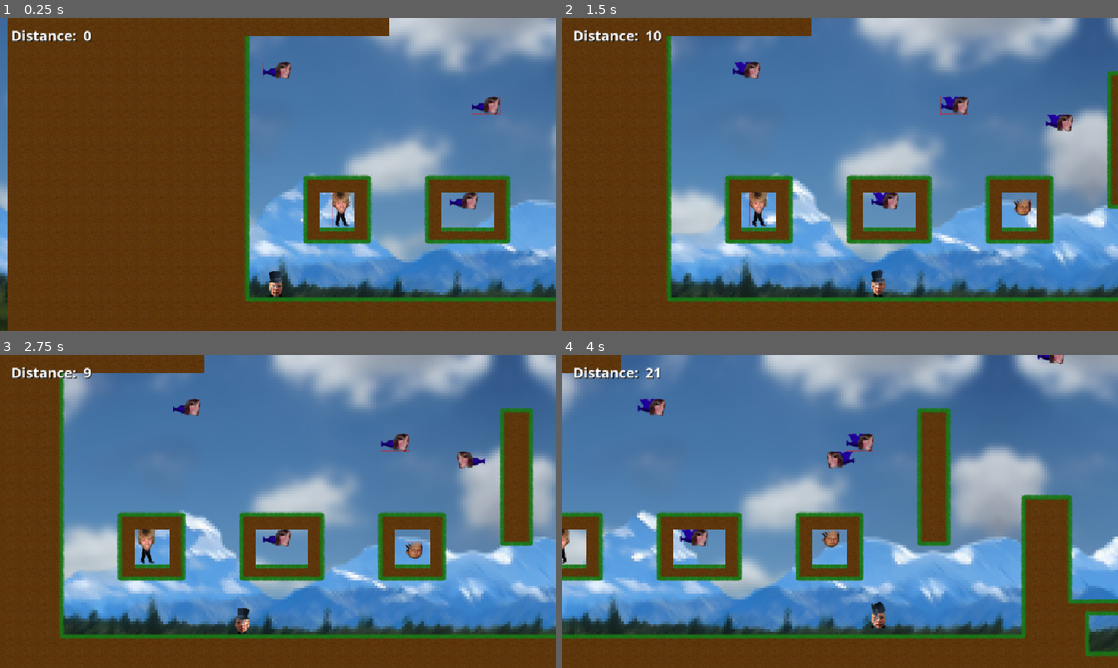
Above: before the commit, frames 1-4 (two rows, left to right).
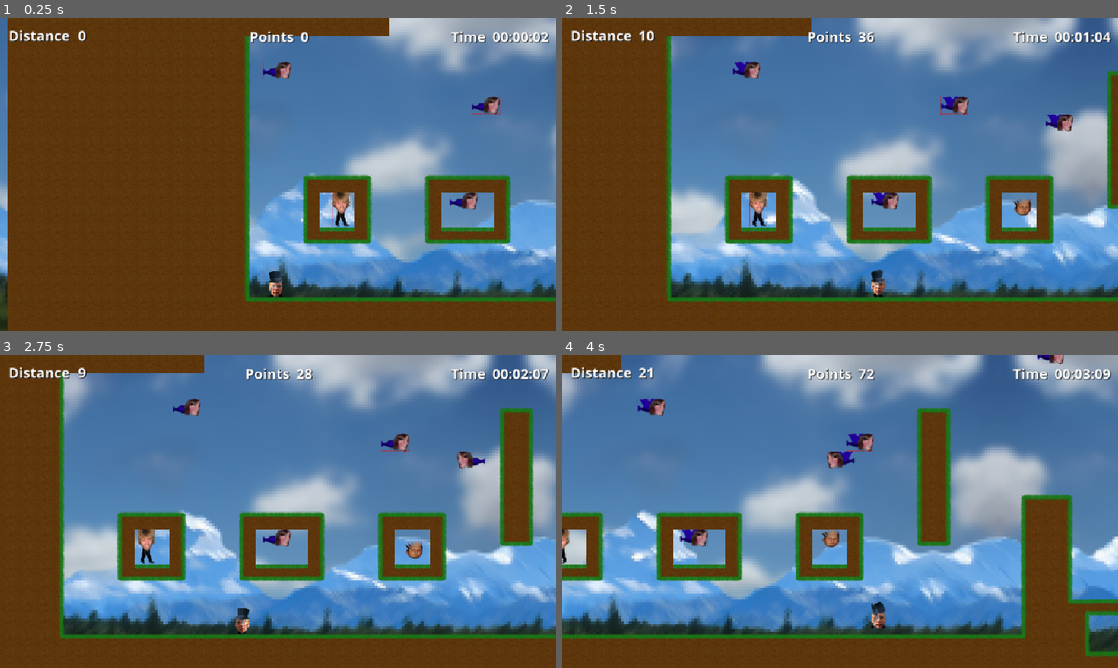
Above: after the commit, the same moments.

Repository: karl-run/alecthefancy-godot
Game: Godot game, scene res://main.tscn
The game is run twice, just before and just after one commit, with the same random seed, the same clock (stepped at 60 frames per second) and the same inputs.
Inputs:
- Up to frame 1 (0.25 s): no input
- Up to frame 2 (1.5 s): hold Right (move_right) from 0.53 s (still down); tap Space (jump) at 0.77 s
- Up to frame 3 (2.75 s): tap Space (jump) at 1.52 s; release Right (move_right) at 2.03 s; hold Left (move_left) from 2.03 s (still down)
- Up to frame 4 (4 s): release Left (move_left) at 2.78 s; hold Right (move_right) from 2.78 s (still down); tap Space (jump) at 3.02, 3.77 s

The runs differ from the first frame. In frame 1, 1.0% of the frame differs, in the area x 1-99%, y 3-8%; in frame 2, 1.1%; in frame 3, 1.1%; in frame 4, 1.1%.

Commit message:
feat: add timer and points calculations

Diff:
--- a/main.tscn
+++ b/main.tscn
@@ -23,9 +23,15 @@
 
 [node name="MainMap" parent="." instance=ExtResource("3_1bvp3")]
 
-[node name="UI" type="CanvasLayer" parent="." node_paths=PackedStringArray("score_label")]
+[node name="UI" type="CanvasLayer" parent="." node_paths=PackedStringArray("distance_value", "time_value", "points_value")]
 script = ExtResource("5_7mycd")
-score_label = NodePath("ThemeRoot/Distance/Value")
+distance_value = NodePath("ThemeRoot/Distance/Value")
+time_value = NodePath("ThemeRoot/Timer/Value")
+points_value = NodePath("ThemeRoot/Points/Value")
+
+[node name="Timer" type="Timer" parent="UI"]
+wait_time = 0.1
+autostart = true
 
 [node name="ThemeRoot" type="Control" parent="UI"]
 layout_mode = 3
@@ -39,15 +45,15 @@
 
 [node name="Distance" type="HSplitContainer" parent="UI/ThemeRoot"]
 layout_mode = 0
-offset_left = 19.0
+offset_left = 14.0
 offset_top = 14.0
-offset_right = 166.0
+offset_right = 161.0
 offset_bottom = 50.0
 
 [node name="Text" type="Label" parent="UI/ThemeRoot/Distance"]
 layout_mode = 2
 theme_override_colors/font_shadow_color = Color(0, 0, 0, 1)
-text = "Distance:"
+text = "Distance"
 horizontal_alignment = 1
 vertical_alignment = 1
 
@@ -58,4 +64,47 @@
 horizontal_alignment = 1
 vertical_alignment = 1
 
-[connection signal="score_changed" from="Alec" to="UI" method="_on_alec_score_changed"]
+[node name="Points" type="HSplitContainer" parent="UI/ThemeRoot"]
+layout_mode = 1
+anchors_preset = 5
+anchor_left = 0.5
+anchor_right = 0.5
+offset_left = -54.5
+offset_top = 14.0
+offset_right = 54.5
+offset_bottom = 54.0
+grow_horizontal = 2
+
+[node name="Text" type="Label" parent="UI/ThemeRoot/Points"]
+layout_mode = 2
+theme_override_colors/font_shadow_color = Color(0, 0, 0, 1)
+text = "Points"
+
+[node name="Value" type="Label" parent="UI/ThemeRoot/Points"]
+layout_mode = 2
+theme_override_colors/font_shadow_color = Color(0, 0, 0, 1)
+text = "0"
+
+[node name="Timer" type="HSplitContainer" parent="UI/ThemeRoot"]
+layout_mode = 1
+anchors_preset = 1
+anchor_left = 1.0
+anchor_right = 1.0
+offset_left = -194.0
+offset_top = 14.0
+offset_right = -14.0
+offset_bottom = 54.0
+grow_horizontal = 0
+
+[node name="Text" type="Label" parent="UI/ThemeRoot/Timer"]
+layout_mode = 2
+theme_override_colors/font_shadow_color = Color(0, 0, 0, 1)
+text = "Time"
+
+[node name="Value" type="Label" parent="UI/ThemeRoot/Timer"]
+layout_mode = 2
+theme_override_colors/font_shadow_color = Color(0, 0, 0, 1)
+text = "00:00:00"
+
+[connection signal="distance_changed" from="Alec" to="UI" method="_on_alec_distance_changed"]
+[connection signal="timeout" from="UI/Timer" to="UI" method="_on_timer_timeout"]
--- a/player/player.gd
+++ b/player/player.gd
@@ -4,7 +4,7 @@
 @export var map: WorldMap
 
 # Player events
-signal score_changed
+signal distance_changed(distance: int)
 signal player_died
 # Player configuration
 const run_speed: int  = 350
@@ -32,8 +32,8 @@
         velocity.x -= run_speed
 
 func _process(delta: float) -> void:
-    var score: int = map.tile_map.local_to_map(position).x
-    score_changed.emit(score - 15)
+    var distance: int = map.tile_map.local_to_map(position).x
+    distance_changed.emit(distance - 15)
 
 func _physics_process(delta) -> void:
     if not is_alive:
--- a/ui.gd
+++ b/ui.gd
@@ -1,7 +1,30 @@
 extends CanvasLayer
 
-@export var score_label: Label
+@export var distance_value: Label
+@export var time_value: Label
+@export var points_value: Label
+
+## Time value is 0.1 seconds
+var time: int = 0
 
 
-func _on_alec_score_changed(score: int) -> void:
-    score_label.text = str(score)
+func _on_alec_distance_changed(distance: int) -> void:
+    distance_value.text = str(distance)
+    points_value.text = calculate_points(distance, time)
+
+
+func _on_timer_timeout() -> void:
+    time += 1
+    time_value.text = "%s:%s:%s" % [
+    str(time / 600).pad_zeros(2),
+    str((time / 10) % 60).pad_zeros(2),
+    str(time % 10).pad_zeros(2)
+    ]
+
+
+func calculate_points(distance: int, time: int) -> String:
+    # Subtract 4 points per whole second
+    var seconds: int = time / 10
+    var points: int  = (distance * 4) - (seconds * 4)
+
+    return str(points)
